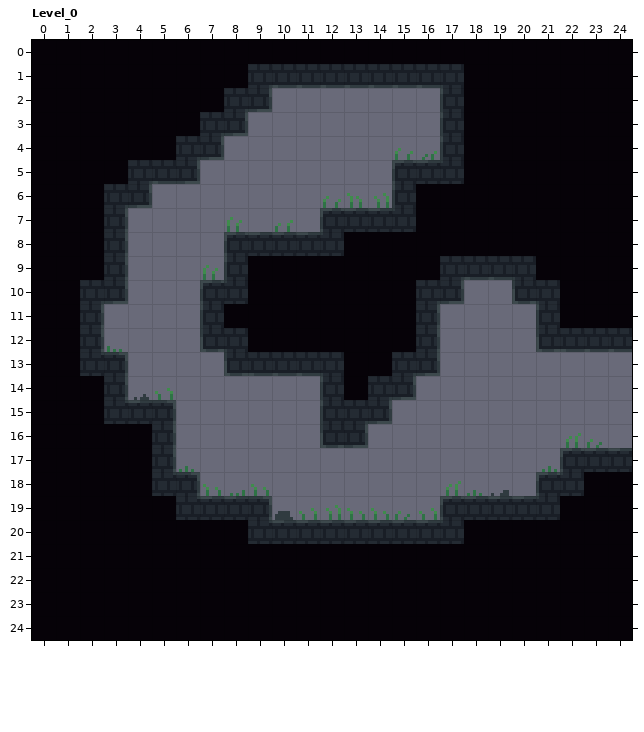
One commit to this LDtk project: Levels/Levels.ldtk. This is how it looked before the edit.
Cells are 8x8 px. Shown: Level_0 x 0..24, y 0..24.
The result:
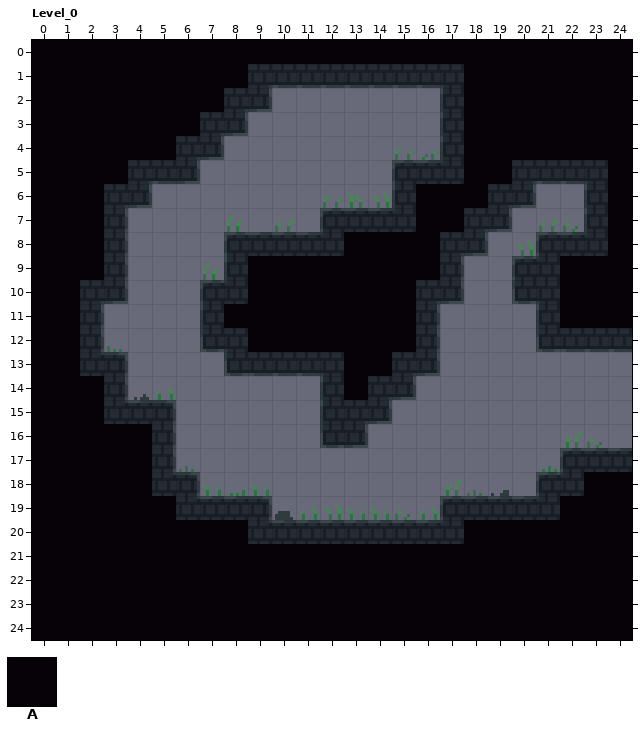
Key: from "IntGrid": A 1.
_ is an empty cell.
Edits made:
{"where": "layer \"Collisions\""}
{"y":6,"x":21,"old":"AA","new":"__"}
{"y":7,"x":20,"old":"AAA","new":"___"}
{"y":8,"x":19,"old":"AA","new":"__"}
{"y":9,"x":18,"old":"AA","new":"__"}
